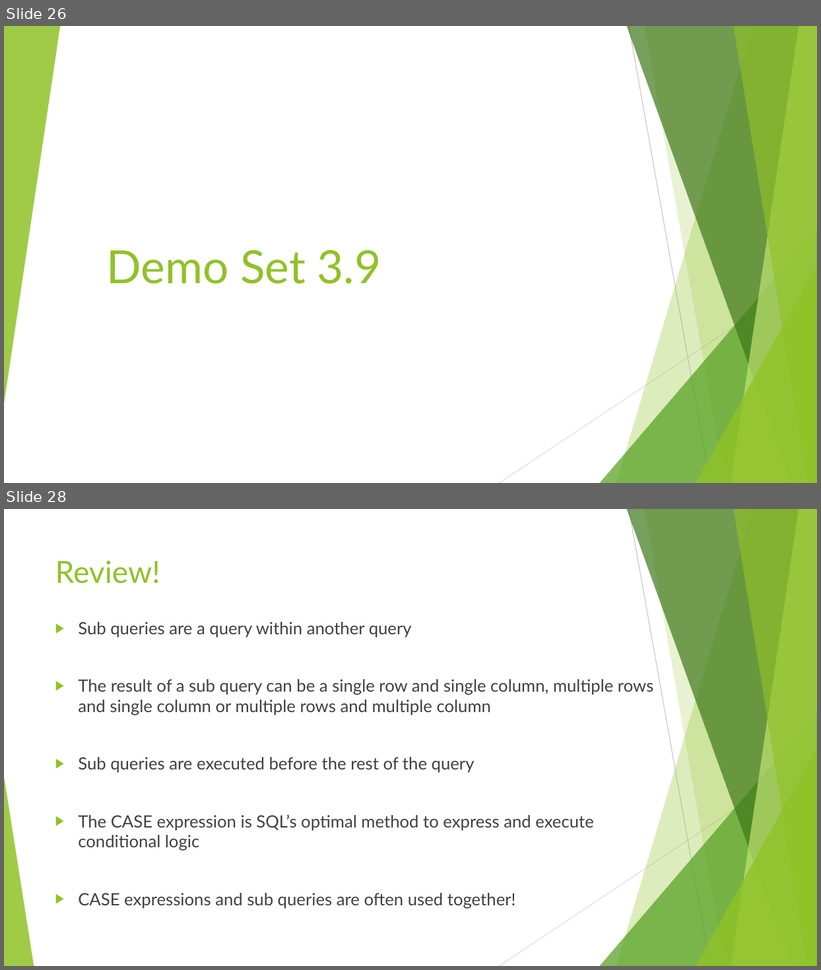
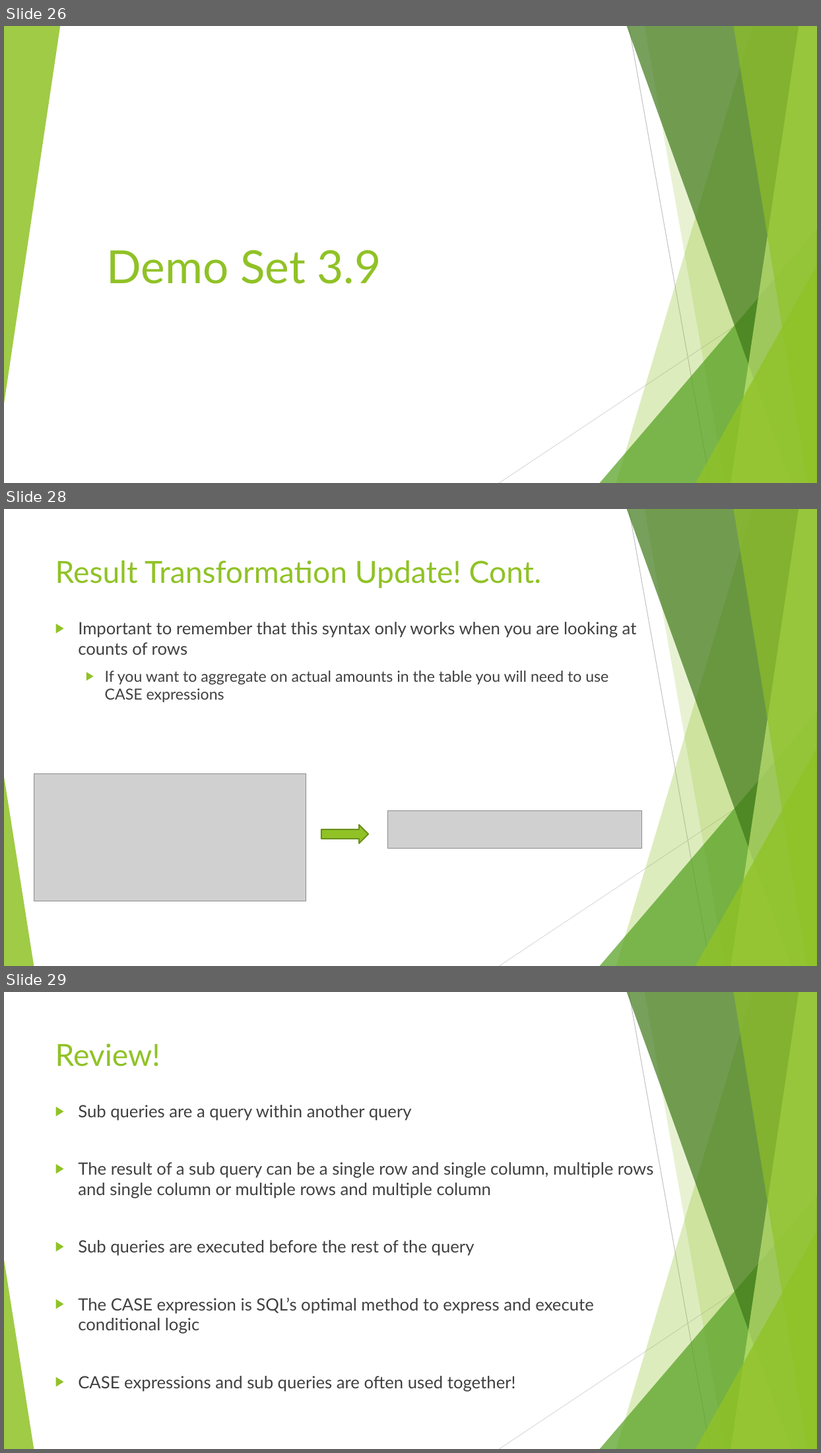
Before and after one commit to seanscott1991/Duke_SQL4DQA, a slide deck: Slides/Week 3 Lecture Slides.pptx. Shown one above the other, each under a label of ours: slides 26 and 28 before the commit, slides 26, 28 and 29 after it; the slides between them are not shown. The pictures are 821x970 and 821x1453 pixels, drawn with LibreOffice and Linux fonts; fonts in the diff are those of the drawing; grey boxes stand for pictures. Boxes give left, top, right and bottom in pixels: in the first picture for what was removed or moved away, otherwise in the second. Text is boxed around its words. In the diff, an @@ line names an element or a change of style, - is before the commit and + after.

```diff
--- a/Slides/Week 3 Lecture Slides.pptx
+++ b/Slides/Week 3 Lecture Slides.pptx
@@ slide 28 added at (x1=4, y1=509, x2=817, y2=966), background #FFFFFF; not listed: 10 template elements that a slide beside it also shows @@
@@ title added at (x1=55, y1=560, x2=541, y2=588), 36 pt, text #90C226 @@
+Result Transformation Update! Cont.
@@ text added at (x1=78, y1=622, x2=637, y2=702), 18 pt, text #404040 @@
+▶ Important to remember that this syntax only works when you are looking at counts of rows
+  ▶ If you want to aggregate on actual amounts in the table you will need to use CASE expressions
@@ picture added at (x1=34, y1=774, x2=306, y2=901) @@
@@ right arrow added at (x1=321, y1=825, x2=368, y2=843), fill #90C226, outline #6B901C 1.5 pt @@
@@ picture added at (x1=387, y1=811, x2=642, y2=848) @@
@@ what was slide 28 is now slide 29 @@
```
Also in this commit, not shown: 1 slide changed.
